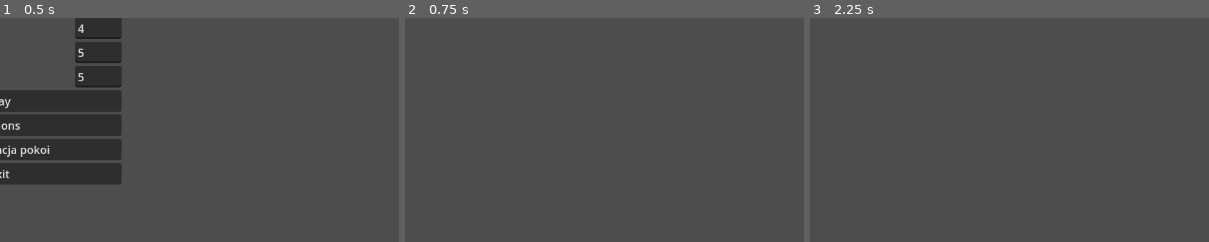
Above: before the commit, frames 1-3 (left to right).
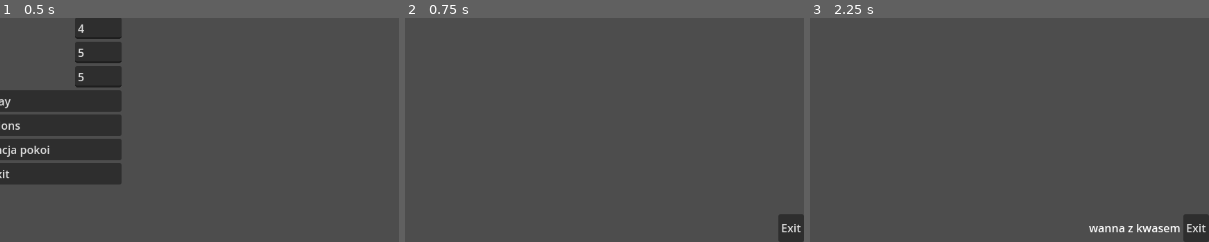
Above: after the commit, the same moments.

Repository: super12pl/strona25
Game: Godot game, scene res://scenes/Menu.tscn
Same seed, same stepped clock (60 frames per second), same inputs: the game is played once before the commit and once after it.
Inputs (mouse positions are % of the whole screen's width and height, from its top left):
- Up to frame 1 (0.5 s): no input
- Up to frame 2 (0.75 s): click "Play" at 0.5 s
- Up to frame 3 (2.25 s): tap Enter at 1.25 s; move the mouse to (72, 45) at 1.27 s; press the mouse at (72, 45) at 1.28 s; tap Space at 2 s; move the mouse to (30, 55) at 2.02 s; release the mouse at (30, 55) at 2.03 s; right-click (30, 55) at 2.1 s; click (30, 55) at 2.17 s
The pictures show only the part of the screen within x 50-100%, y 50-100%; the shares and areas given below are measured in that part.

Frame 1 is identical in both runs. In frame 2, 0.7% of the frame differs, in the area x 93-100%, y 87-100%; in frame 3, 1.2%, in the area x 69-100%, y 87-100%.

Commit message:
no i zajebiście no i wszystko działa

Diff:
--- a/code/gra.gd
+++ b/code/gra.gd
@@ -1,14 +1,13 @@
 extends Node2D
 
-@onready var typ = $Control2/VBoxContainer/typ
+@onready var typ = $"../Control2/VBoxContainer/typ"
 @onready var plansza = $Control/TileMap
 @onready var info = $Control/Control/TileMap
 var szeregi = global.szeregi
 var kolumny = global.kolumny
 var tilesetIndex = global.tilesetIndex
 
-func _on_button_pressed():
-	get_tree().change_scene_to_file("res://scenes//Menu.tscn")
+
 
 func _input(event):
 	if event is InputEventMouseButton:
@@ -29,3 +28,7 @@
 		if plansza.local_to_map(event.position).x < szeregi and plansza.local_to_map(event.position).y < kolumny:
 			for i in range(0,tilesetIndex.size()):
 				print(tilesetIndex[i].find(global.plansza[plansza.local_to_map(event.position).x][plansza.local_to_map(event.position).y]))
+
+
+func _on_button_pressed():
+	get_tree().change_scene_to_file("res://scenes//Menu.tscn")
--- a/scenes/gra.tscn
+++ b/scenes/gra.tscn
@@ -26,8 +26,8 @@
 offset_right = 40.0
 offset_bottom = 40.0
 
-[node name="Control2" type="Control" parent="Gra"]
-layout_mode = 3
+[node name="Control2" type="Control" parent="."]
+layout_mode = 1
 anchors_preset = 3
 anchor_left = 1.0
 anchor_top = 1.0
@@ -38,7 +38,7 @@
 grow_horizontal = 0
 grow_vertical = 0
 
-[node name="VBoxContainer" type="HBoxContainer" parent="Gra/Control2"]
+[node name="VBoxContainer" type="HBoxContainer" parent="Control2"]
 layout_mode = 1
 anchors_preset = 3
 anchor_left = 1.0
@@ -50,9 +50,11 @@
 grow_horizontal = 0
 grow_vertical = 0
 
-[node name="typ" type="Label" parent="Gra/Control2/VBoxContainer"]
+[node name="typ" type="Label" parent="Control2/VBoxContainer"]
 layout_mode = 2
 
-[node name="Button" type="Button" parent="Gra/Control2/VBoxContainer"]
+[node name="Button" type="Button" parent="Control2/VBoxContainer"]
 layout_mode = 2
 text = "Exit"
+
+[connection signal="pressed" from="Control2/VBoxContainer/Button" to="Gra" method="_on_button_pressed"]
